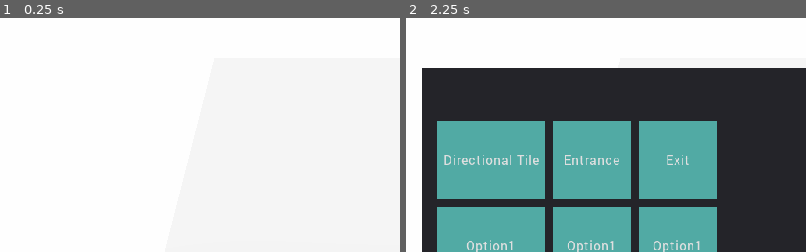
Above: before the commit, frames 1-2 (left to right).
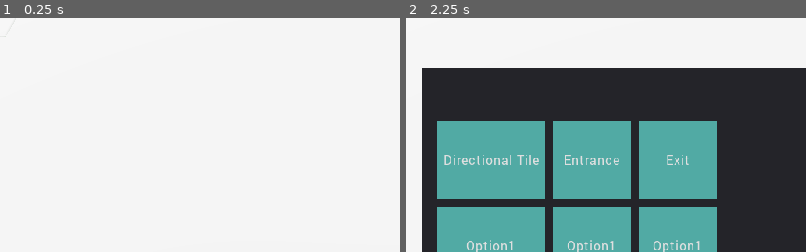
Above: after the commit, the same moments.

Repository: jamiebuckley/refactor-godot
Game: Godot game, scene res://Main.tscn
Same seed, same stepped clock (60 frames per second), same inputs: the game is played once before the commit and once after it.
Inputs:
- Up to frame 1 (0.25 s): no input
- Up to frame 2 (2.25 s): click "Build" at 0.5 s; click "Directional Tile" at 1.25 s; click "Build" at 2 s
The pictures show only the part of the screen within x 0-50%, y 0-50%; the shares and areas given below are measured in that part.

The runs differ from the first frame. In frame 1, less than 0.1% of the frame differs, in the area x 1-4%, y 1-9%; in frame 2, less than 0.1%.

Commit message:
Created broken grid system

Diff:
--- a/Main.gd
+++ b/Main.gd
@@ -43,13 +43,27 @@
 func _handle_grid_coords_click(grid_coords):
 	if buildOption != null:
 		if !grid.get_blocked(grid_coords.x, grid_coords.z):
-			var instance = _get_build_option_instance()
-			instance.set_meta("build_option", buildOption)
-			instance.translation = picker.translation
-			add_child(instance)
-			grid.set_blocked(grid_coords.x, grid_coords.z, instance)
+			if buildOption == BuildOptionType.ENTRANCE || buildOption == BuildOptionType.EXIT:
+				_handle_build_exit_entrance(grid_coords, buildOption == BuildOptionType.EXIT)
+			else:
+				var instance = _get_build_option_instance()
+				instance.set_meta("build_option", buildOption)
+				instance.translation = picker.translation
+				add_child(instance)
+				grid.set_blocked(grid_coords.x, grid_coords.z, instance)
 		else:
 			print("Blocked")
+
+func _handle_build_exit_entrance(grid_coords, is_exit):
+	if (grid_coords.x != -1 && grid_coords.x != 10) && \
+		(grid_coords.z != -1 && grid_coords.z != 10):
+		return
+
+	var instance = _get_build_option_instance()
+	instance.set_meta("build_option", buildOption)
+	instance.translation = picker.translation
+	add_child(instance)
+	grid.set_blocked(grid_coords.x, grid_coords.z, instance)
 
 func _get_build_option_instance():
 	if buildOption == BuildOptionType.ENTRANCE:
--- a/Main.tscn
+++ b/Main.tscn
@@ -27,7 +27,7 @@
 
 [node name="MeshInstance" type="MeshInstance" parent="."]
 editor/display_folded = true
-transform = Transform( 10, 0, 0, 0, -4.37114e-07, 1, 0, -10, -4.37114e-08, 0, 0, 0 )
+transform = Transform( 30, 0, 0, 0, -1.31134e-06, 1, 0, -30, -4.37114e-08, 0, 0, 0 )
 mesh = SubResource( 1 )
 material/0 = SubResource( 2 )
 
--- /dev/null
+++ b/Prototypes/Worker.gd
@@ -0,0 +1,11 @@
+extends Spatial
+
+var destination: Vector3
+
+func _ready():
+	pass
+
+func _process(delta):
+	if destination:
+		var difference = destination - translation
+		translation += difference * 0.1;
--- a/Prototypes/Worker.tscn
+++ b/Prototypes/Worker.tscn
@@ -1,4 +1,6 @@
-[gd_scene load_steps=3 format=2]
+[gd_scene load_steps=4 format=2]
+
+[ext_resource path="res://Prototypes/Worker.gd" type="Script" id=1]
 
 [sub_resource type="CubeMesh" id=1]
 size = Vector3( 1, 1, 1 )
@@ -7,6 +9,7 @@
 albedo_color = Color( 0.203922, 0.576471, 0.8, 1 )
 
 [node name="Spatial" type="Spatial"]
+script = ExtResource( 1 )
 
 [node name="MeshInstance" type="MeshInstance" parent="."]
 transform = Transform( 0.5, 0, 0, 0, 0.5, 0, 0, 0, 0.5, 0, 0.25, 0 )
--- a/Scripts/Utils/Maths.gd
+++ b/Scripts/Utils/Maths.gd
@@ -1,6 +1,6 @@
 const TILE_SIZE = 1.0
 
-static func get_camera_rays(mouse_position, camera):
+static func get_camera_rays(mouse_position, camera: Camera):
     var ray_from = camera.project_ray_origin(mouse_position)
     var ray_to = ray_from + camera.project_ray_normal(mouse_position) * 200
     return {
